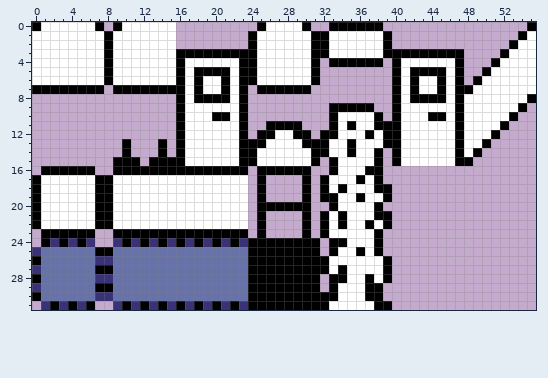
One commit to this pixel-art file: assets/tiles/arc_tiles.aseprite. The picture above is the old version.
56x32 pixels, 1 frame.
Now the later version:
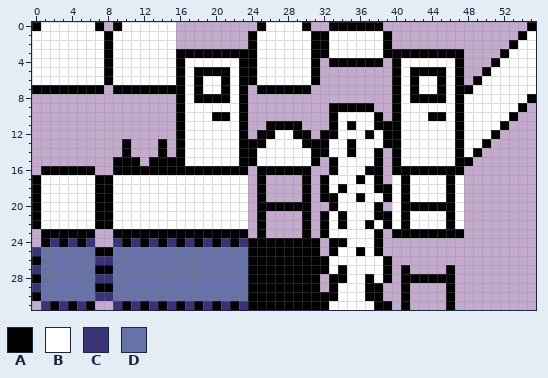
Palette (. is transparent): A #000000  B #ffffff  C #3a3277  D #6772a9
The exact change:
Changed rows in their new state; - is an unchanged pixel.
first column x 40:
16 AAAAAAAA
17 BABBBBAB
18 BABBBBAB
19 BABBBBAB
20 BAAAAAAB
21 BABBBBAB
22 BABBBBAB
23 AAAAAAAA
first column x 41:
27 A----A
28 AAAAAA
29 A----A
30 A----A
31 A----A
